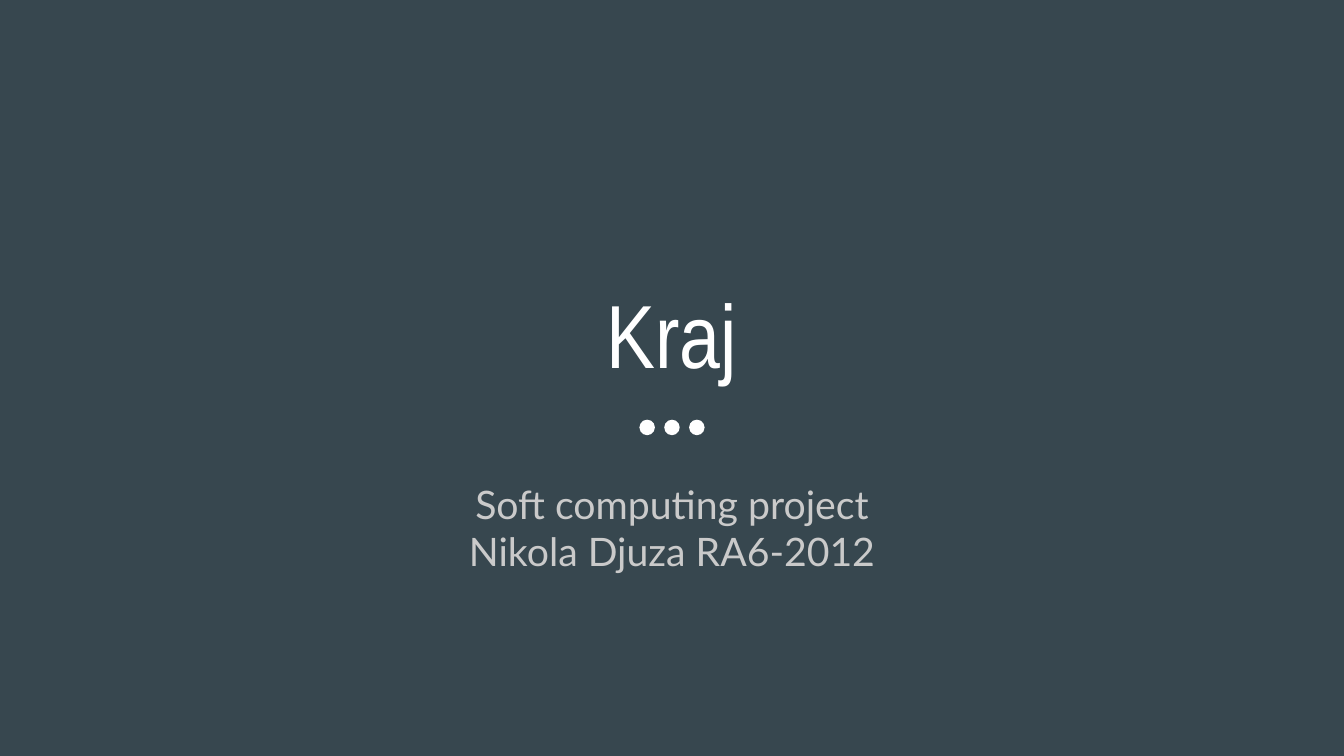
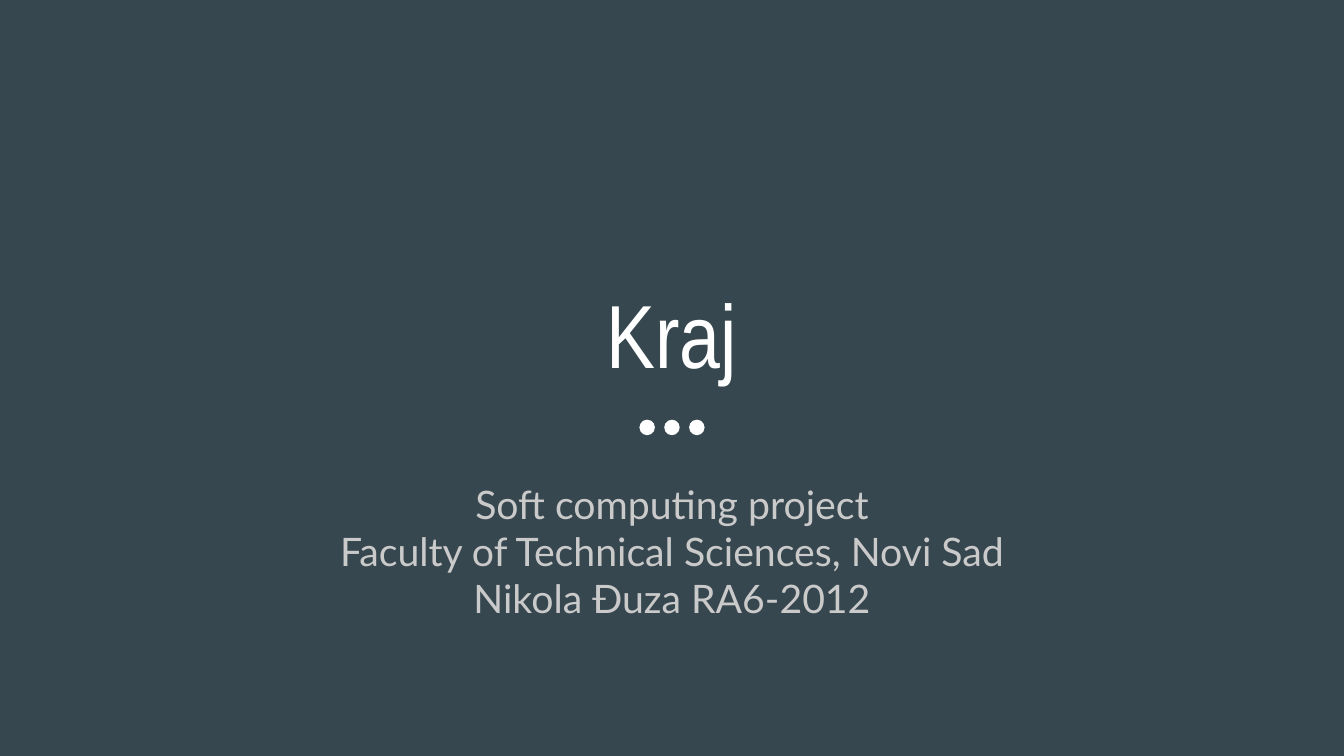
Before and after one commit to nikolalsvk/note-play, a slide deck: slide 8 of NotePlay.pptx (slide 7 before the commit). Drawn at 1344x756 pixels with LibreOffice and Linux fonts; fonts in the diff are those of the drawing. Boxes give left, top, right and bottom in pixels: in the first picture for what was removed or moved away, otherwise in the second. Text is boxed around its words. In the diff, an @@ line names an element or a change of style, - is before the commit and + after.

```diff
--- a/NotePlay.pptx
+++ b/NotePlay.pptx
@@ subtitle at [340,537,1003,614]: text changed @@
-Nikola Djuza RA6-2012
+Faculty of Technical Sciences, Novi Sad
+Nikola Đuza RA6-2012
```
Also in this commit, not shown: 5 other slides changed, 1 slide added.
